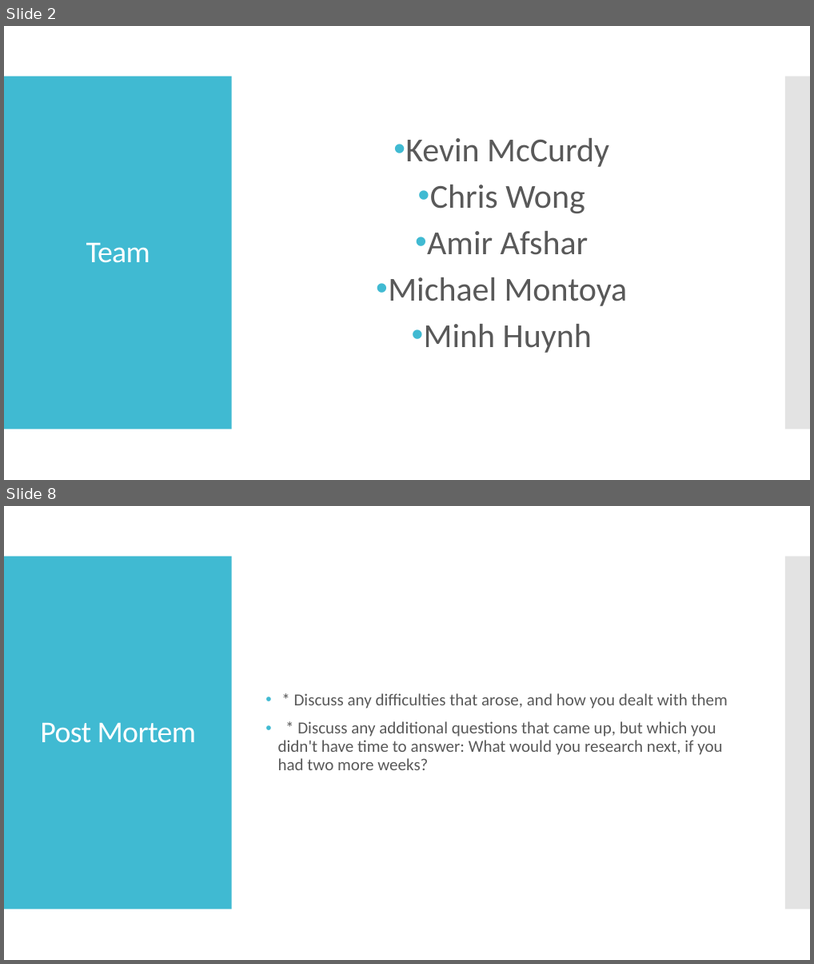
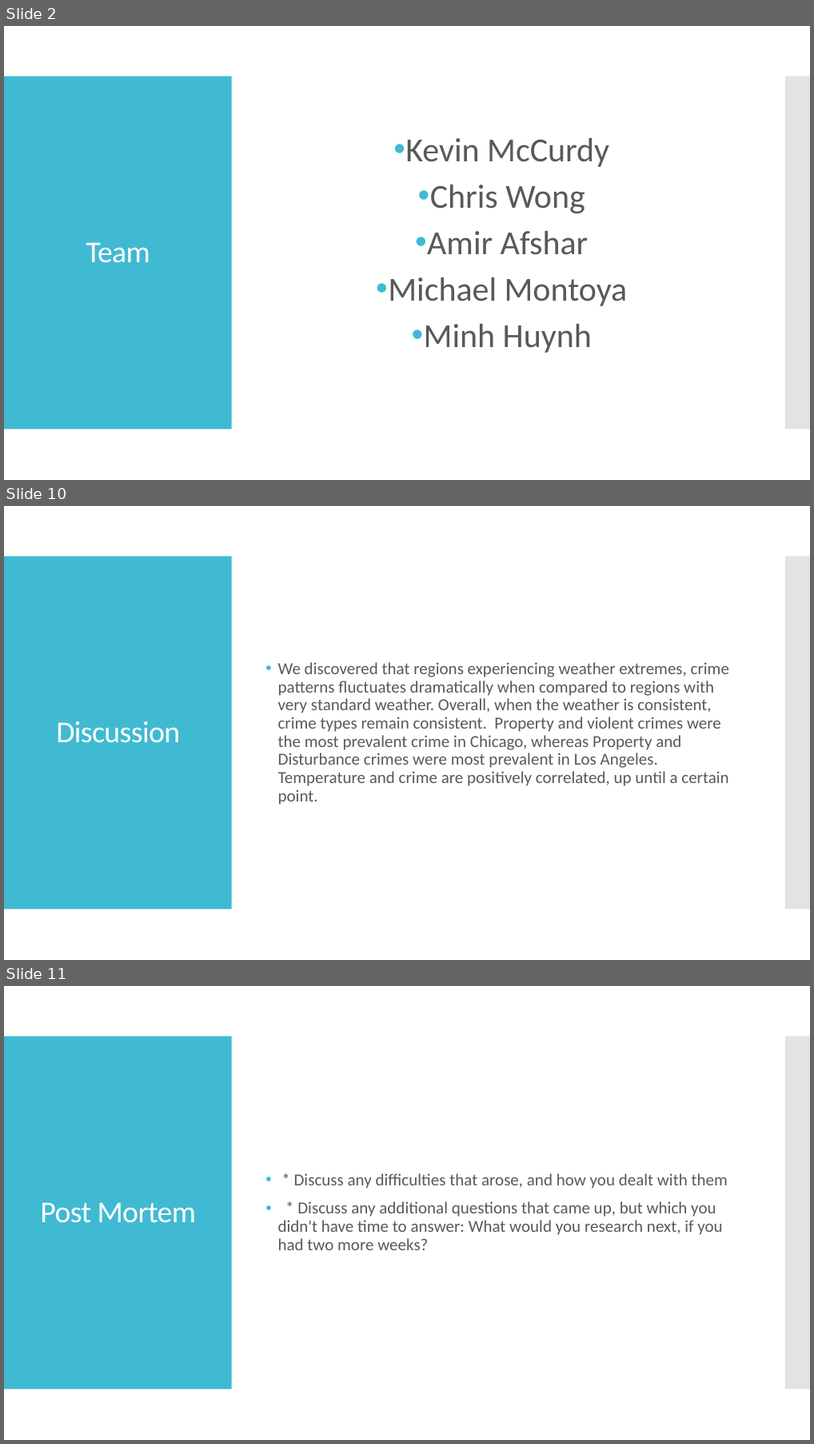
Before and after one commit to minxstm/Bootcamp_Project_1, a slide deck: Weather and Crime Data Analysis Presentation.pptx. Shown one above the other, each under a label of ours: slides 2 and 8 before the commit, slides 2, 10 and 11 after it; the slides between them are not shown. The pictures are 814x964 and 814x1444 pixels, drawn with LibreOffice and Linux fonts; fonts in the diff are those of the drawing. Boxes give left, top, right and bottom in pixels: in the first picture for what was removed or moved away, otherwise in the second. Text is boxed around its words. In the diff, an @@ line names an element or a change of style, - is before the commit and + after.

```diff
--- a/Weather and Crime Data Analysis Presentation.pptx
+++ b/Weather and Crime Data Analysis Presentation.pptx
@@ slide 10 added at (4,506,810,960), background #FFFFFF; not listed: 2 template elements that a slide beside it also shows @@
@@ text added at (278,662,730,804), 20 pt, text #595959 @@
+• We discovered that regions experiencing weather extremes, crime patterns fluctuates dramatically when compared to regions with very standard weather. Overall, when the weather is consistent, crime types remain consistent. Property and violent crimes were the most prevalent crime in Chicago, whereas Property and Disturbance crimes were most prevalent in Los Angeles. Temperature and crime are positively correlated, up until a certain point.
@@ title added at (56,721,180,743), 36 pt, text #FFFFFF @@
+Discussion
@@ what was slide 8 is now slide 11 @@
```
Also in this commit, not shown: 5 slides changed, 3 other slides added, 1 slide removed.
